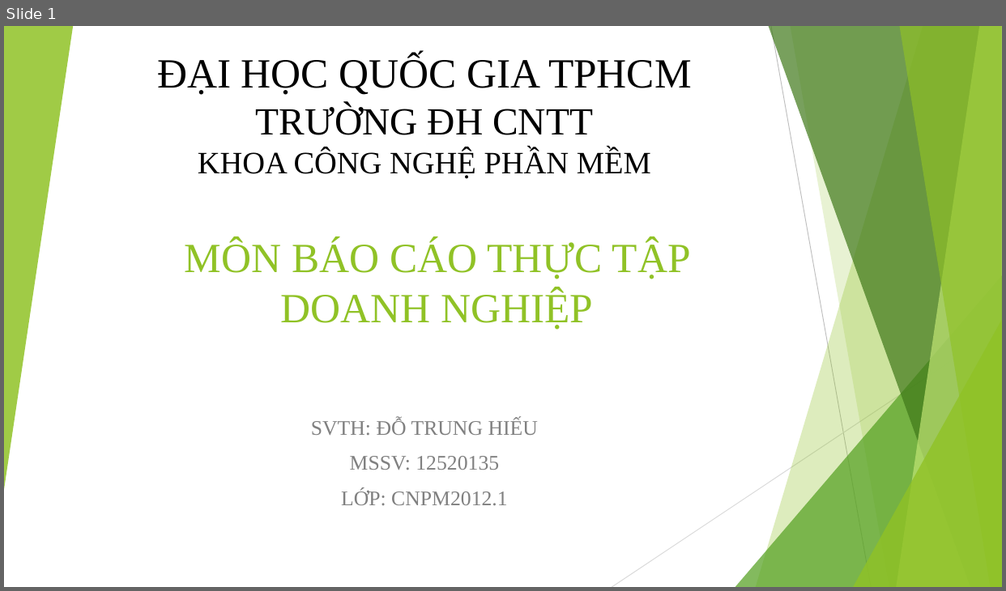
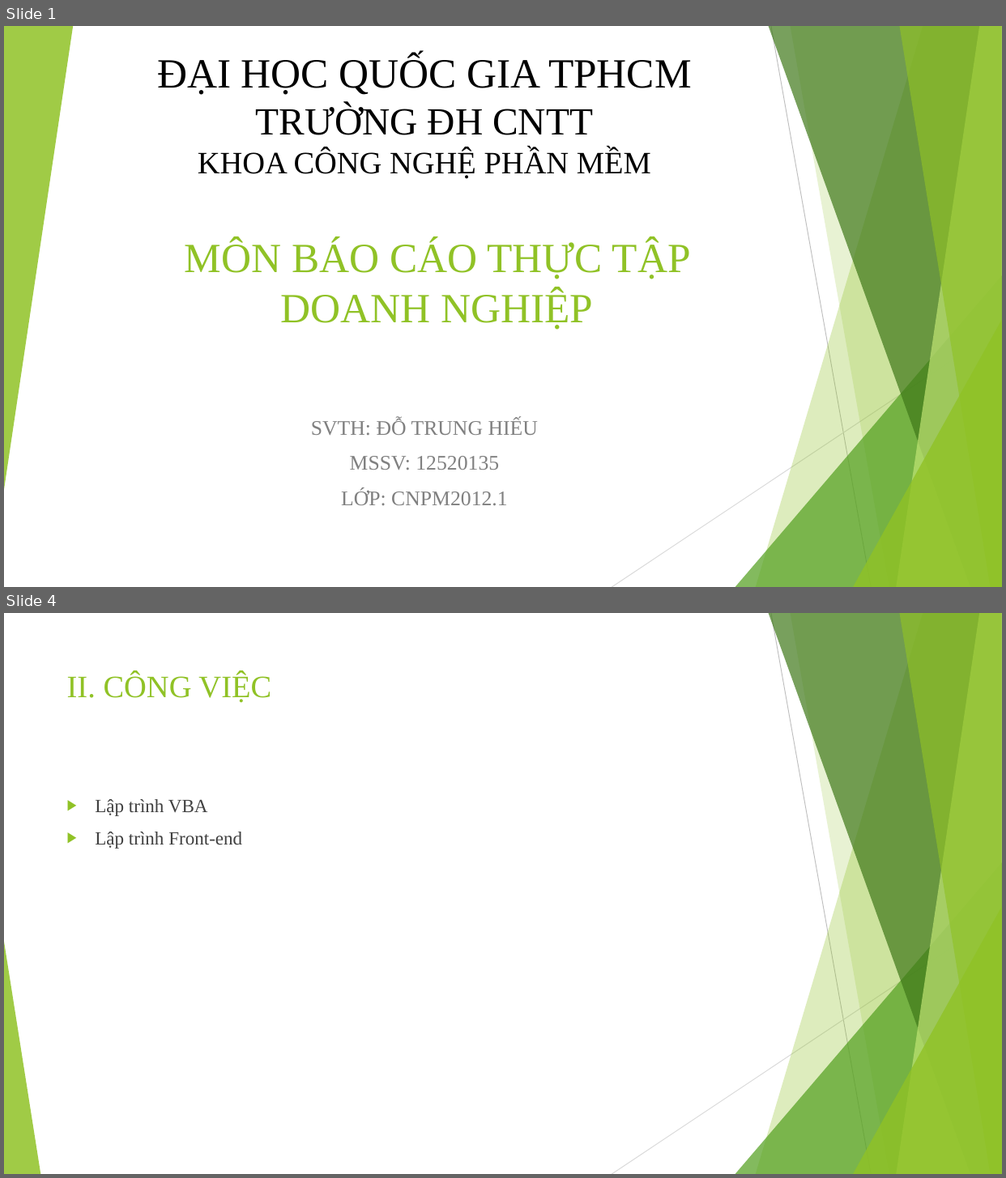
Before and after one commit to dotrunghieu0903/ThucTap, a slide deck: Slide.pptx. Shown one above the other, each under a label of ours: slide 1 before the commit, slides 1 and 4 after it; the slides between them are not shown. The pictures are 1006x591 and 1006x1178 pixels, drawn with LibreOffice and Linux fonts; fonts in the diff are those of the drawing. Boxes give left, top, right and bottom in pixels: in the first picture for what was removed or moved away, otherwise in the second. Text is boxed around its words. In the diff, an @@ line names an element or a change of style, - is before the commit and + after.

```diff
--- a/Slide.pptx
+++ b/Slide.pptx
@@ slide 4 added at (4,613,1002,1174), background #FFFFFF; not listed: 9 template elements that a slide beside it also shows @@
@@ title added at (67,673,271,703), 30 pt, text #90C226 @@
+II. CÔNG VIỆC
@@ text added at (95,799,242,849), 18 pt, text #404040 @@
+▶ Lập trình VBA
+▶ Lập trình Front-end
@@ triangle added at (4,942,40,1174), fill #90C226 at 85% opacity @@
```
Also in this commit, not shown: 1 slide changed, 2 other slides added, 3 slides removed.
